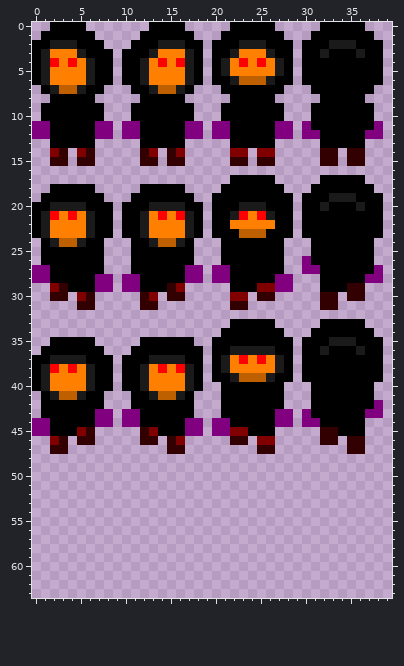
One commit to this pixel-art sprite: core/assets/player_sheet.png. The picture above was drawn from the file before the commit.
The file is 40x64 pixels.
The result:
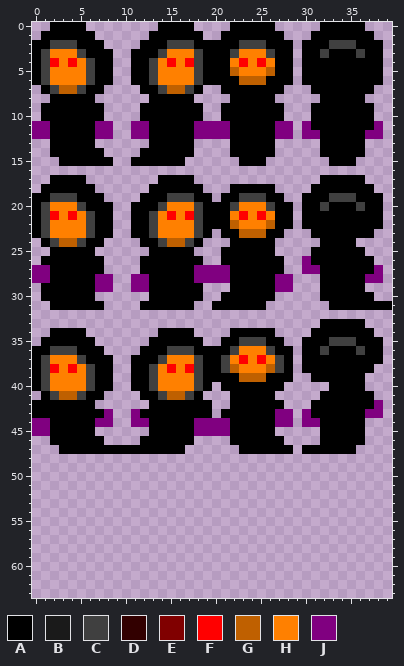
Palette (. is transparent): A #000000  B #1a1a1a  C #404040  D #320000  E #800000  F #ff0000  G #bf6000  H #ff8000  J #800080
The exact change:
Changed rows in their new state; - is an unchanged pixel.
first column x 0:
 0 -------------.---A----------------------
 1 ------------.-----A---------------------
 2 --CCC------.--ACCC-A---CCC-------CCC----
 3 -C---C----.--AC--HCA--C---C-----C---C---
 4 -C----C---.-ACHFHFCA-A-----A------------
 5 -C----C---.-AC---HCA-AG---GA------------
 6 -C----C---.-AC---HCA--A---A-------------
 7 --C--C-----.-AC-GCA---------------------
 8 ------------.----A----------------------
 9 -----------.------A---------------------
10 -----------.------A---------------------
11 ----------.-J----A-J--------------------
12 ----------.-J----A-J--------------------
13 ------------.----A----------------------
14 --AAAAAA----AAAAAA----AAAAA-----AAAAA---
15 --.AAAAAA--AAAAAA-----.AAA.-----.AAA.---
17 --AAAA--------AAAA----.....-------------
18 -A----------.----AA--.-----.------------
19 A-CCC------.---CCCAA.--CCC--.----CCC----
20 -CHHHC----.--ACHHHCA--CHHHC-----C---C---
21 -C----C---.-ACHFHFCA--H---H-------------
22 -C----C---.-AC---HCA--G---G-------------
23 -C----C---.-AC---HCA.-------.-.-------.-
24 --C--C-----.-AC-GCA--.-----.---.----..--
25 -.-----.---..--------------.---------.--
26 -----------.------A---------------------
27 -----------.-----A-J--------------------
28 ----------.-J----A-J--------------------
29 -AAA------.-J--AAAA------AA--------AA---
30 -AAAAAA-----.AAAAAA--AAAAAA-----AAAAAA--
31 --AAAAAA----AAAAAA--AAAAAA------.AAAAAAA
33 ----------------------.....-------------
34 --AAAA--------AAAA---.-----.------------
35 -A----------.-----A-.--CCC--.----CCC----
36 A-CCC------.---CCC-A--CHHHC-----C---C---
37 -CHHHC----.--ACHHHCA-C-----C------------
38 -C----C---.-ACHFHFCA-CG---GC----------.-
39 -C----C---.-AC---HCA--A---A---.------..-
40 -C----C---.-AC---HCA-----------..----.--
41 --C--C-----.-AC-GCA--.-----.---.--------
42 A------.---..-----AA-.------------------
43 A------A--.-------AA--------------------
44 ----------.-J----A-J--------------------
45 -----AA-----.A---A-J--AA--------AA------
46 --AAAAAA----AAAAAA----AAAAAA----AAAAA---
47 --.AAAAAAAAAAAAAA------AAAAAA-AAAAAA.---
Changed places in both pictures, as pixel boxes (x1, y1, x2, y2):
changed: (32, 22, 392, 454)
